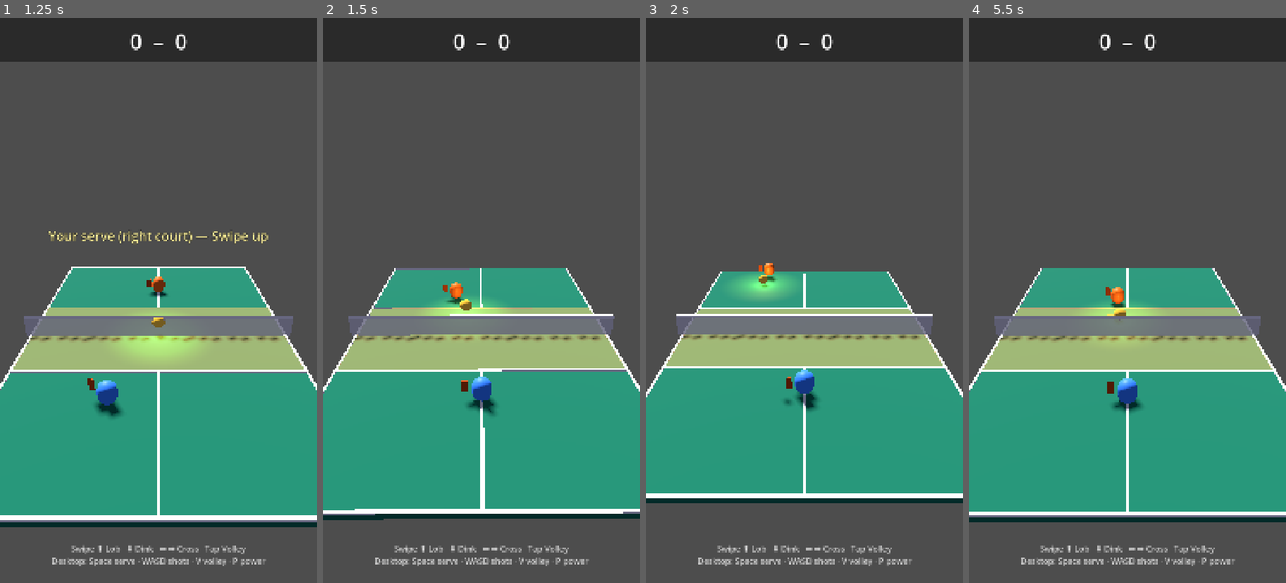
Above: before the commit, frames 1-4 (left to right).
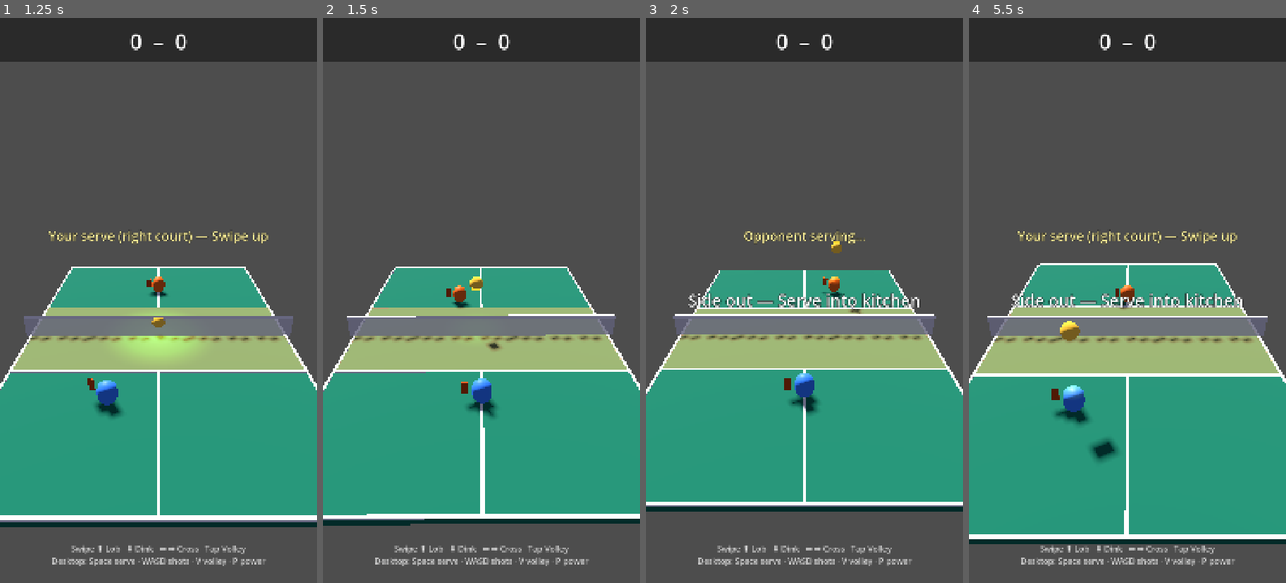
Above: after the commit, the same moments.

Repository: altafhssn/pickleball
Game: Godot game, scene res://scenes/Main.tscn
Two runs of this game, one before a commit and one after it. Both use one fixed random seed, a clock stepped at 60 frames per second and the inputs below.
Inputs (mouse positions are in pixels of both pictures, inside the frame that each line leads up to):
- Up to frame 1 (1.25 s): click "▶ Quick Match" at 0.5 s
- Up to frame 2 (1.5 s): tap Enter at 1.25 s; move the mouse to (551, 272) at 1.27 s; hold Right from 1.28 s (still down); tap Space at 1.35 s; click (551, 272) at 1.42 s
- Up to frame 3 (2 s): keep holding Right; tap Space at 1.52, 1.82 s
- Up to frame 4 (5.5 s): release Right at 2 s; drag from (1064, 328) to (1111, 413) at 2.02 s; move the mouse to (1159, 176) at 2.77 s; hold Right 2.78-3.5 s; tap P at 2.85 s; tap Space at 3.05, 4.52, 4.55, 4.82 s; drag from (1111, 413) to (1032, 215) at 3.52 s; move the mouse to (1222, 385) at 4.27 s; hold Left 4.28-5 s; tap V at 4.35 s; drag from (1032, 215) to (1079, 159) at 5.02 s

Frame 1 is identical in both runs. In frame 2, 4.9% of the frame differs, in the area x 0-100%, y 44-90%; in frame 3, 7.0%; in frame 4, 13%, in the area x 0-100%, y 37-94%.

Commit message:
[serve] Compute serve velocity to land at the target
Previous serve picked a direction vector (from→target) and a flat
power-scaled speed, then bumped y by 15%. That gave roughly the right
*direction* but not the right *distance*: at medium power the ball
landed well short of the target — usually inside the opponent's
kitchen — triggering "Serve into kitchen" every time. To the player
it looked like the ball was stuck because the serve faulted, side
out, AI tried, faulted, repeat.

Now serve() solves projectile motion to land exactly at target.y = 0:
- flight_time = lerp(1.0, 0.55, power) → low power = lofted/slow,
  full power = flat/fast, both land at the target.
- vy computed from y(t) = from.y + vy*t - 0.5g*t² = 0.
- vx, vz = simple distance / time.

For the standard player serve from (0.3, 0.5, -0.75) toward
(-0.25, 0, 0.6) at 0.667 power, ball clears net at y ≈ 0.82 (net is
0.16 tall) and lands within 1 cm of the target — solidly past the
kitchen line.

Co-Authored-By: Claude Opus 4.7 <noreply@anthropic.com>

Diff:
--- a/scripts/Ball.gd
+++ b/scripts/Ball.gd
@@ -116,13 +116,22 @@
 	rest_fired = false
 	shot_type = ShotType.DRIVE
 
-	# Calculate launch velocity toward target
-	var direction: Vector3 = (target_position - from_position).normalized()
-	var speed: float = base_speed * power
-	linear_velocity = direction * speed
+	# Solve projectile motion to land *exactly* at target_position.y = 0
+	# starting from from_position with a chosen flight time. Higher power
+	# = shorter flight time = flatter, faster serve.
+	var flight_time: float = lerpf(1.0, 0.55, clampf(power, 0.0, 1.0))
+	var g: float = ProjectSettings.get_setting("physics/3d/default_gravity", 9.8)
 
-	# Add slight upward angle for net clearance
-	linear_velocity.y = linear_velocity.length() * 0.15
+	# y(t) = from.y + vy*t - 0.5*g*t² = target.y
+	var vy: float = (target_position.y - from_position.y + 0.5 * g * flight_time * flight_time) / flight_time
+
+	# Horizontal — straight to target.
+	var dx: float = target_position.x - from_position.x
+	var dz: float = target_position.z - from_position.z
+	var vx: float = dx / flight_time
+	var vz: float = dz / flight_time
+
+	linear_velocity = Vector3(vx, vy, vz)
 
 func hit(force: float, direction: Vector3, shot: ShotType, spin: Vector3 = Vector3.ZERO) -> void:
 	if not is_in_play:
